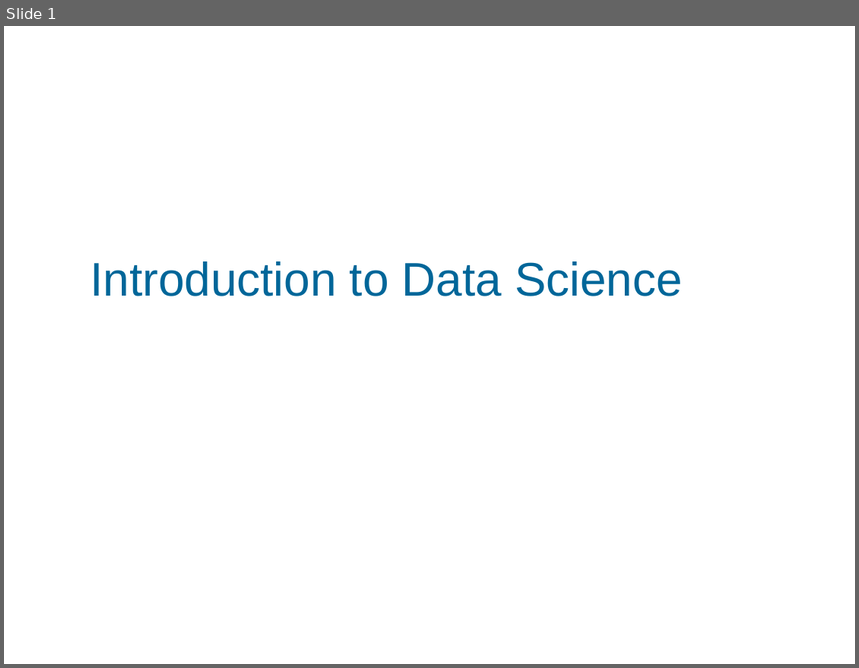
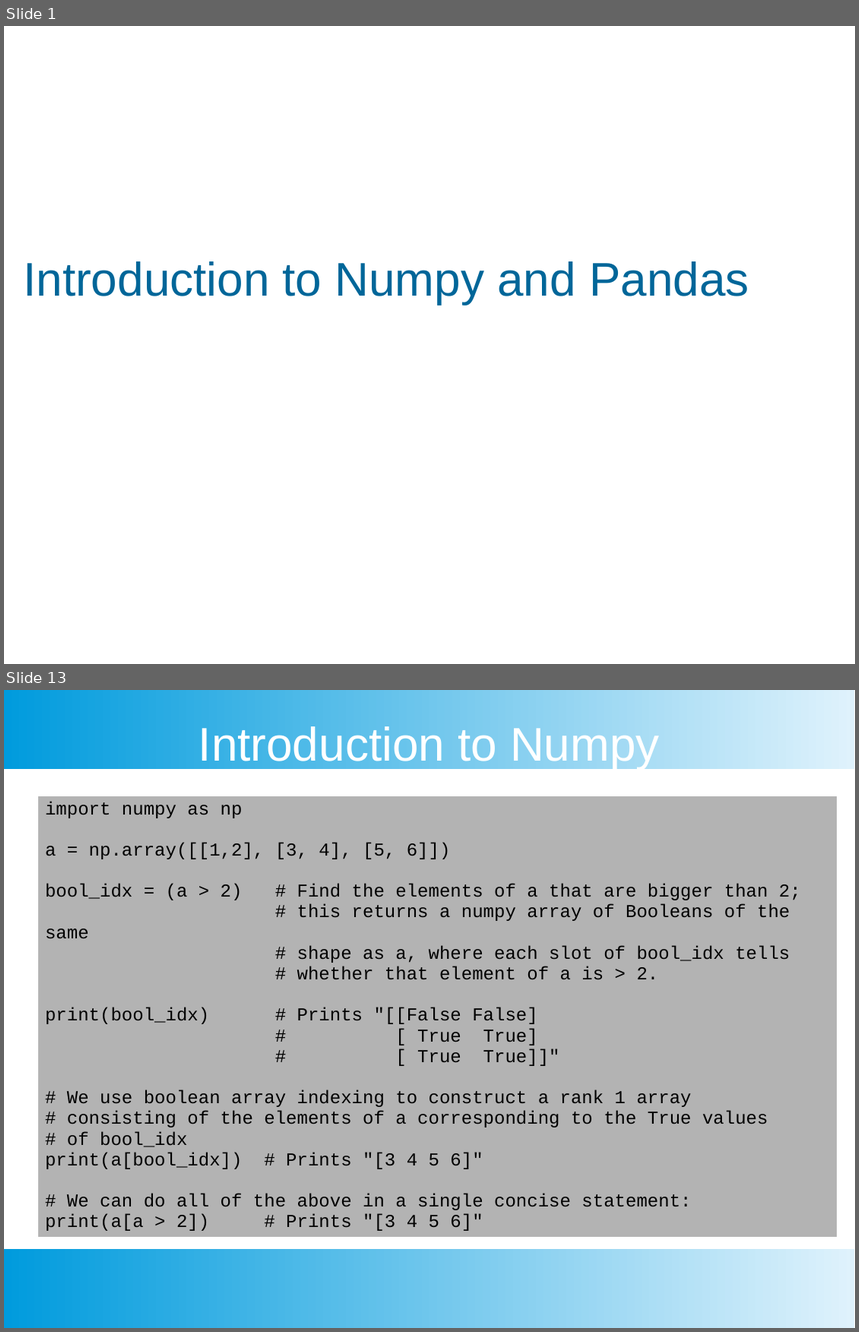
Before and after one commit to chankeypathak/CitiDataScience, a slide deck: docs/Module 2.pptx. Shown one above the other, each under a label of ours: slide 1 before the commit, slides 1 and 13 after it; the slides between them are not shown. The pictures are 859x668 and 859x1332 pixels, drawn with LibreOffice and Linux fonts; fonts in the diff are those of the drawing; background and template pictures are left out. Boxes give left, top, right and bottom in pixels: in the first picture for what was removed or moved away, otherwise in the second. Text is boxed around its words. In the diff, an @@ line names an element or a change of style, - is before the commit and + after.

Commit message:
Finished first draft of Module 3.  Module 2 reworked for Numpy and Pandas introductions

```diff
--- a/docs/Module 2.pptx
+++ b/docs/Module 2.pptx
@@ slide 13 added at [4,690,855,1328], background #FFFFFF @@
@@ rectangle added at [4,690,855,770], fill gradient #DFF2FC to #009BDD @@
@@ text added at [199,723,660,769], 44 pt, text #FFFFFF @@
+Introduction to Numpy
@@ table added at [37,796,837,1239], 1 rows, 1 columns @@
+import numpy as np / a = np.array([[1,2], [3, 4], [5, 6]]) / bool_idx = (a > 2) # Find the elements of a that are bigger than 2; / # this returns a numpy array of Booleans of the same / # shape as a, where each slot of bool_idx tells / # whether that element of a is > 2. / print(bool_idx) # Prints "[[False False] / # [ True True] / # [ True True]]" / # We use boolean array indexing to construct a rank 1 array / # consisting of the elements of a corresponding to the True values / # of bool_idx / print(a[bool_idx]) # Prints "[3 4 5 6]" / # We can do all of the above in a single concise statement: / print(a[a > 2]) # Prints "[3 4 5 6]"
@@ rectangle added at [4,1249,855,1328], fill gradient #DFF2FC to #009BDD @@
@@ slide 1 changed as well @@
@@ text at [23,262,749,304]: text changed @@
-Introduction to Data Science
+Introduction to Numpy and Pandas
```
Also in this commit, not shown: 3 other slides changed, 29 other slides added, 36 slides removed, 3 other files.
